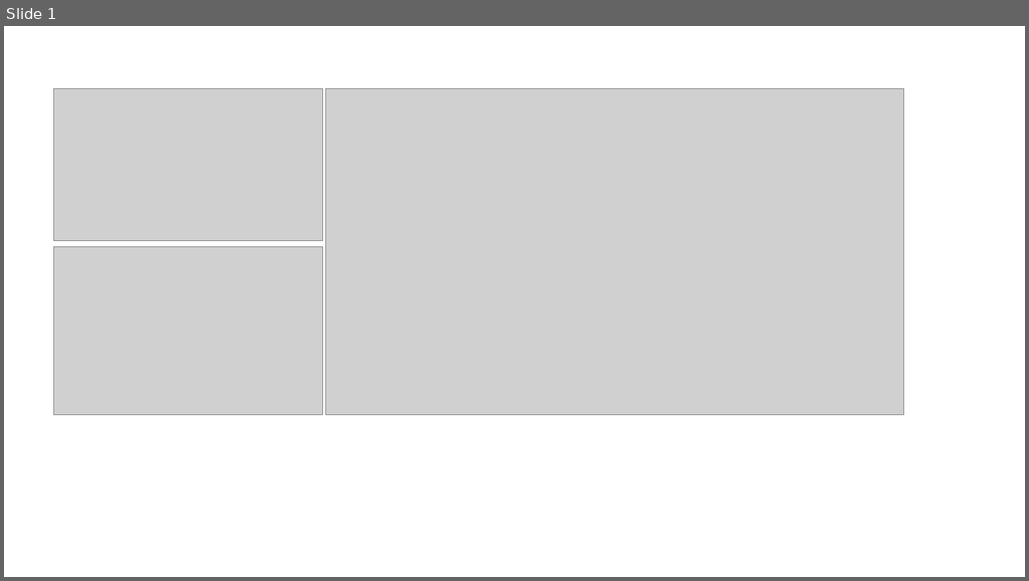
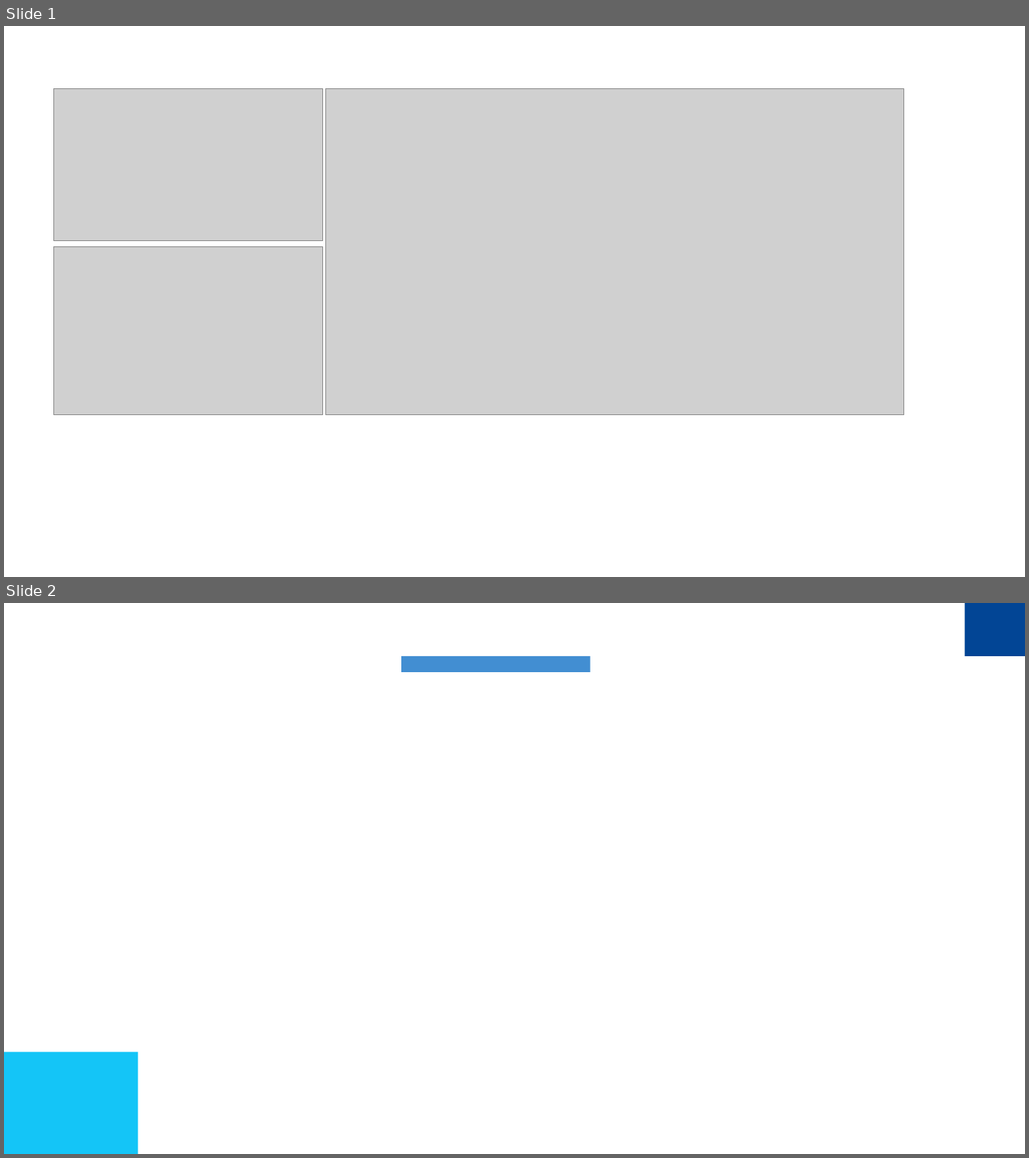
Before and after one commit to Alibabade/Alibabade.github.io, a slide deck: project/project_ppt.pptx. Shown one above the other, each under a label of ours: slide 1 before the commit, slides 1 and 2 after it. The pictures are 1029x581 and 1029x1158 pixels, drawn with LibreOffice and Linux fonts; fonts in the diff are those of the drawing; grey boxes stand for pictures; background and template pictures are left out. Boxes give left, top, right and bottom in pixels: in the first picture for what was removed or moved away, otherwise in the second. Text is boxed around its words. In the diff, an @@ line names an element or a change of style, - is before the commit and + after.

```diff
--- a/project/project_ppt.pptx
+++ b/project/project_ppt.pptx
@@ slide 2 added at (4,603,1025,1154), background picture (left out) @@
@@ rectangle added at (965,603,1025,656), fill #024595 @@
@@ rectangle added at (401,656,591,672), fill #428ED2 @@
@@ rectangle added at (4,1052,138,1154), fill #14C5F7 @@
```
Also in this commit, not shown: 23 other files.
